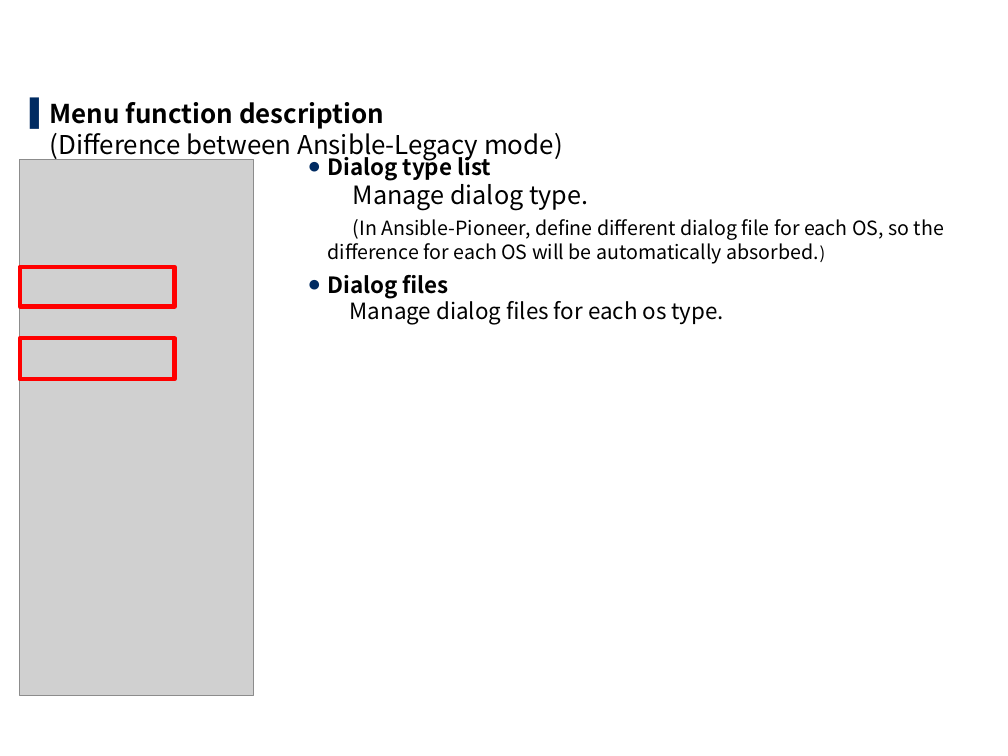
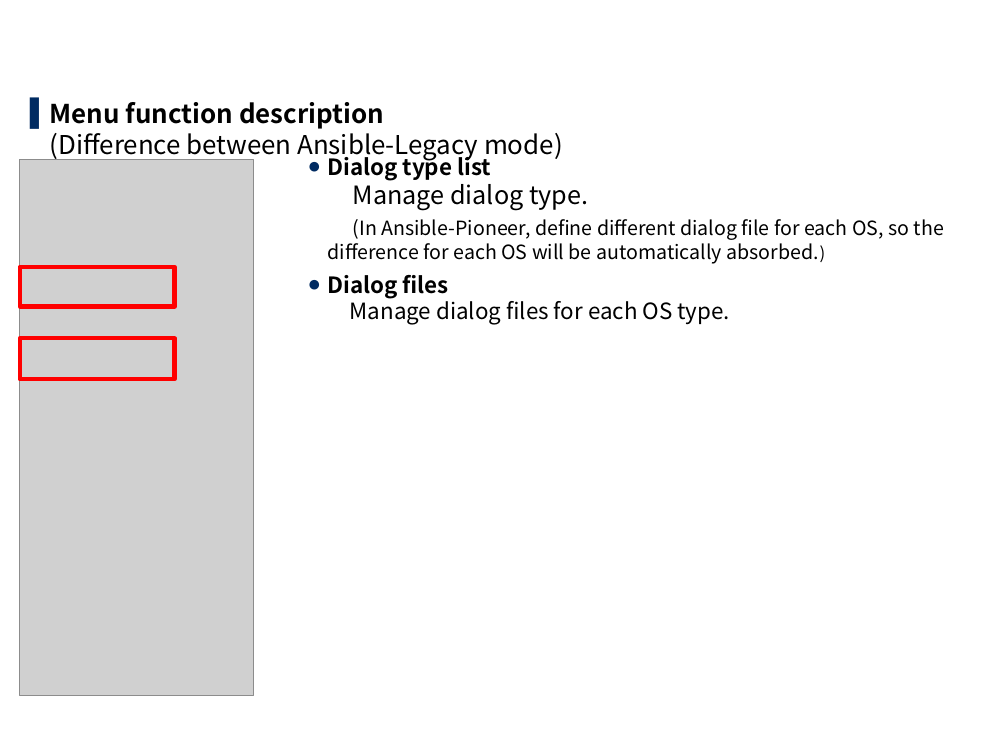
Before and after one commit to exastro-suite/it-automation-docs, a slide deck: slide 23 of asset/Learn/ITA-Ansible-Driver_lecture.pptx (slide 22 before the commit). Drawn at 1008x756 pixels with LibreOffice and Linux fonts; fonts in the diff are those of the drawing; grey boxes stand for pictures; background and template pictures are left out. Boxes give left, top, right and bottom in pixels: in the first picture for what was removed or moved away, otherwise in the second. Text is boxed around its words. In the diff, an @@ line names an element or a change of style, - is before the commit and + after.

```diff
--- a/asset/Learn/ITA-Ansible-Driver_lecture.pptx
+++ b/asset/Learn/ITA-Ansible-Driver_lecture.pptx
@@ text at <box>327,275,730,325</box>: text changed @@
-● Dialog files
-  Manage dialog files for each os type.
+● Dialog files
+  Manage dialog files for each OS type.
```
Also in this commit, not shown: 16 other slides changed, 1 slide added, 1 other file.
